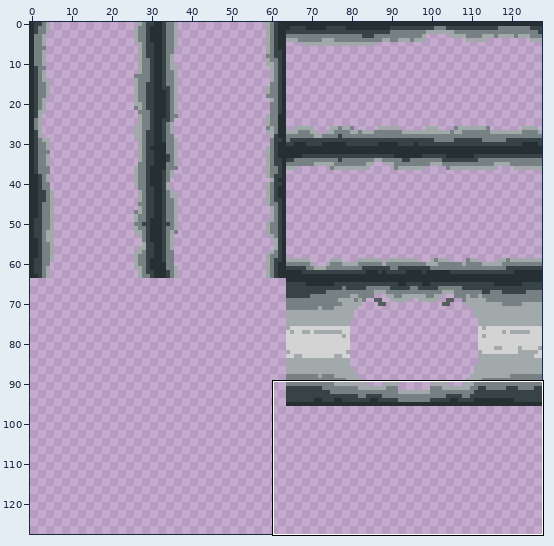
A sprite sheet gets an edit: Design Studio Game/assets/tiles/pipes_x1_upper.png. Above: a wide view before the commit, with the close-up outlined.
Close-up. Earlier state:
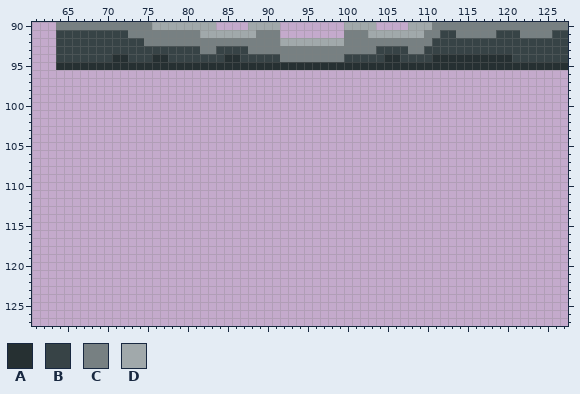
The file is 128x128 pixels. Shown: x 61..127, y 90..127.
Palette (. is transparent): A #263032  B #374346  C #778082  D #a1a9ab
Pixels before (only the part around the change), first column x 61:
 90 ...CCCCCCCCCCCCDDDDDDDD....DDDD........DDDD....DDDCCCCCCCCCCCCCCCCC
 91 ...BBBBBBBBBCCCCCCCCCDDDDDDDCCC........CCCDDDDDDDCCBBCCCCCBBBCCCCBB
 92 ...BBBBBBBBBBBCCCCCCCCCCCCCCCCCDDDDDDDDCCCCCCCCCCCBBBBBBBBBBBBBBBBB
 93 ...BBBBBBBBBBBBBBBBBBCCBBBBCCCCCCCCCCCCCCCCBBBBCCBBBBBBBBBBBBBBBBBB
 94 ...BBBBBBBAABBBAABBBBBBBAABBBBBCCCCCCCCBBBBBAABBBBAAAAAAAAAABBBBBBB
 95 ...AAAAAAAAAAAAAAAAAAAAAAAAAAAAAAAAAAAAAAAAAAAAAAAAAAAAAAAAAAAAAAAA
 96 ...................................................................
 97 ...................................................................
 98 ...................................................................
 99 ...................................................................
100 ...................................................................
101 ...................................................................
102 ...................................................................
103 ...................................................................
104 ...................................................................
105 ...................................................................
106 ...................................................................
107 ...................................................................
108 ...................................................................
109 ...................................................................
110 ...................................................................
111 ...................................................................
112 ...................................................................
113 ...................................................................
114 ...................................................................
115 ...................................................................
116 ...................................................................
117 ...................................................................
118 ...................................................................
119 ...................................................................
120 ...................................................................
121 ...................................................................
122 ...................................................................
123 ...................................................................
124 ...................................................................
125 ...................................................................
126 ...................................................................
127 ...................................................................
Once edited:
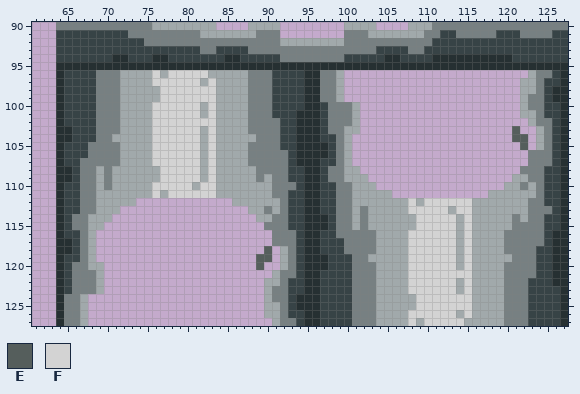
Colours new in this view: E #555e5c  F #d3d3d3
Edits made:
Changed rows in their new state; - is an unchanged pixel.
first column x 64:
 96 ABBBBCCCDDDDFDFFFFFDDDDDCCCBBBBAACCD-----------------------DCCBA
 97 ABBBBCCCDDDDFFFFFFDFDDDDCCCBBBBAACCD----------------------DDCBBA
 98 ABBBBCCCDDDDDFFFFFFFDDDDCCCBBBBAACCD----------------------DDCBAA
 99 ABBBBCCCDDDDDFFFFFFFDDDDCCCBBBBAACCD----------------------DCCBAA
100 ABBBBCCCDDDDFFFFFFDFDDDDCCCBBBBAABCCCD--------------------DCCBBA
101 ABBBBCCCDDDDFFFFFFDFDDDDCCCBBBAAABCCCD--------------------DDCBBA
102 ABBBBCCCDDDDFFFFFFFFDDDDCCCCBBAAABCCCD---------------------DCCBA
103 AABBBCCCDDDDFFFFFFDFDDDDCCCCBBAAABCCDD-------------------E--DCBA
104 AABBBCCDDDDDFFFFFFDFDDDDDCCCBBAAABBCD--------------------EE-DCBA
105 ABBBCCCCDDDDFFFFFFDFDDDDCCCCBBAAAABCD---------------------E-DCBA
106 ABBBCCCCDDDDFFFFFFDFDDDDCCCCCBAAAABCD----------------------CCCBA
107 ABBCCCCCDDDDFFFFFFDFDDDDCCCCCBAAABBCD----------------------CCCBA
108 AABCCDCDDDDDDFFFFFDFDDDDDCCCCBBAABCCDD--------------------CCCBBA
109 AABCCDCDDDDDDFFFFFDFDDDDDCDCCBBAABCCDDD------------------DDCCBBA
110 ABBCCDCDDDDDFFFFFDFFDDDDDDDCCCBAABBCCDDD----------------DDCDCBBA
111 ABBCCDDDDDDDFDFFFFFFDDDDDDDCCBBAABBCCDDDDD------------DDDDDDCBBA
112 ABBCCDDDDD------------DDDDDDCBBAABBCCDDDDDDDFDFFFFFFDDDDDDDCCBBA
113 ABBCCDDD----------------DDCDCBBAABBCCDCDDDDDFFFFFDFFDDDDDDDCCCBA
114 ABCCDDD------------------DDCCBBAAABCCDCDDDDDDFFFFFDFDDDDDCDCCBBA
115 ABCCDD--------------------CCCBBAAABCCDCDDDDDDFFFFFDFDDDDDCCCCBBA
116 ABBCD----------------------CCCBAABBCCCCCDDDDFFFFFFDFDDDDCCCCCBAA
117 AABCD----------------------CCCBAABBBCCCCDDDDFFFFFFDFDDDDCCCCCBAA
118 AABCD---------------------E-DCBAABBBCCCCDDDDFFFFFFDFDDDDCCCCBBAA
119 ABBCD--------------------EE-DCBAAABBBCCDDDDDFFFFFFDFDDDDDCCCBBAA
120 ABCCDD-------------------E--DCBAAABBBCCCDDDDFFFFFFDFDDDDCCCCBBAA
121 ABCCCD---------------------DCCBAABBBBCCCDDDDFFFFFFFFDDDDCCCCBBAA
122 ABCCCD--------------------DDCBBAABBBBCCCDDDDFFFFFFDFDDDDCCCBBBAA
123 ABCCCD--------------------DCCBBAABBBBCCCDDDDFFFFFFDFDDDDCCCBBBBA
124 ACCD----------------------DCCBAAABBBBCCCDDDDDFFFFFFFDDDDCCCBBBBA
125 ACCD----------------------DDCBAAABBBBCCCDDDDDFFFFFFFDDDDCCCBBBBA
126 ACCD----------------------DDCBBAABBBBCCCDDDDFFFFFFDFDDDDCCCBBBBA
127 ACCD-----------------------DCCBAABBBBCCCDDDDFDFFFFFDDDDDCCCBBBBA
Pixel boxes of the changes (left, top, right, bottom) in both close-ups:
added: (56, 70, 568, 326)
